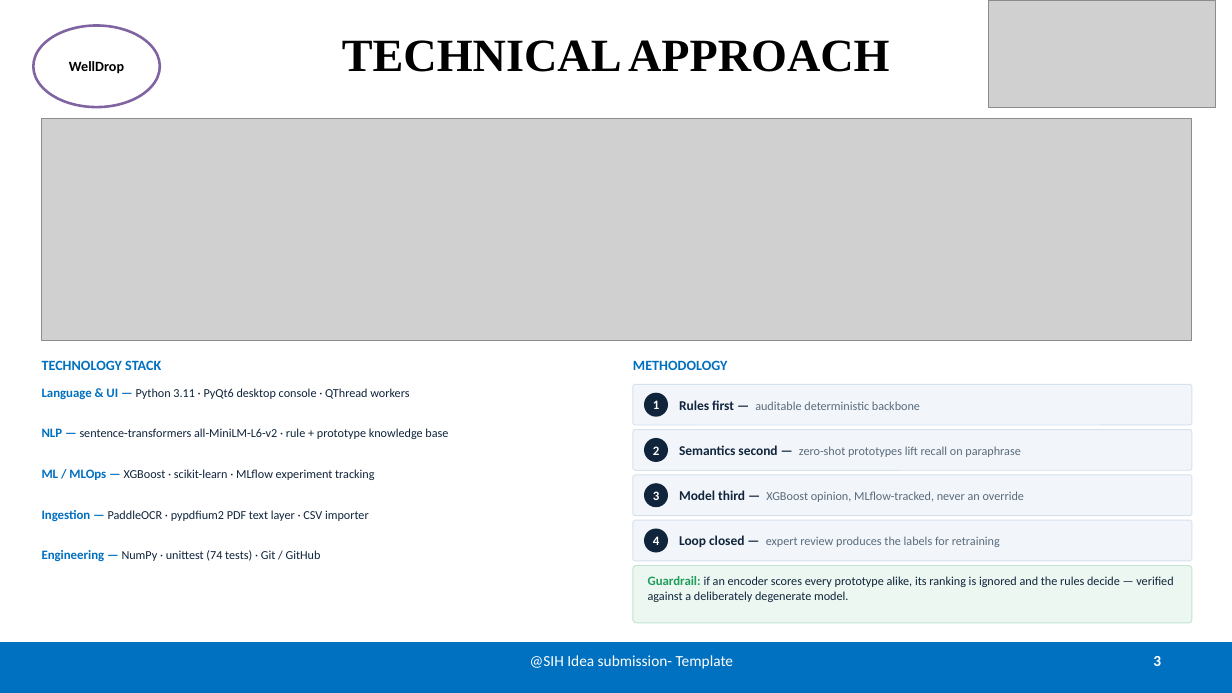
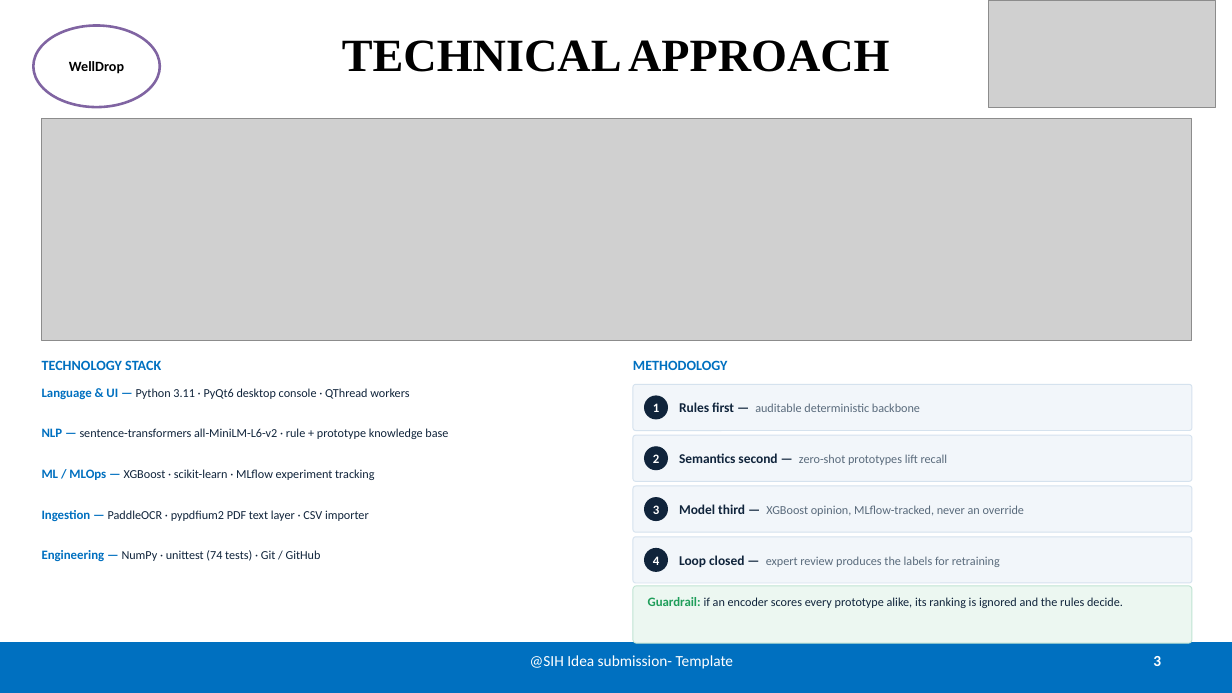
Before and after one commit to tedo001/SIF, a slide deck: slide 3 of presentation/SIH2026_WellDrop_SENTRA_PS26165.pptx. Drawn at 1232x693 pixels with LibreOffice and Linux fonts; fonts in the diff are those of the drawing; grey boxes stand for pictures. Boxes give left, top, right and bottom in pixels: in the first picture for what was removed or moved away, otherwise in the second. Text is boxed around its words. In the diff, an @@ line names an element or a change of style, - is before the commit and + after.

```diff
--- a/presentation/SIH2026_WellDrop_SENTRA_PS26165.pptx
+++ b/presentation/SIH2026_WellDrop_SENTRA_PS26165.pptx
@@ rounded rectangle: place and size @@
-rounded rectangle at [633, 384, 1192, 425]
+rounded rectangle at [633, 384, 1192, 431]
@@ rounded rectangle: place and size @@
-rounded rectangle at [633, 430, 1192, 470]
+rounded rectangle at [633, 435, 1192, 482]
@@ ellipse "2": place and size @@
-ellipse "2" at [644, 438, 668, 462]
+ellipse "2" at [644, 446, 668, 470]
@@ text at [679, 453, 948, 465]: text changed @@
-Semantics second — zero-shot prototypes lift recall on paraphrase
+Semantics second — zero-shot prototypes lift recall
@@ rounded rectangle: place and size @@
-rounded rectangle at [633, 475, 1192, 516]
+rounded rectangle at [633, 486, 1192, 532]
@@ ellipse "3": place and size @@
-ellipse "3" at [644, 483, 668, 507]
+ellipse "3" at [644, 497, 668, 521]
@@ text "Model third — XGBoost opinion, ...": place and size @@
-text "Model third — XGBoost opinion, ..." at [679, 490, 1024, 502]
+text "Model third — XGBoost opinion, ..." at [679, 504, 1024, 516]
@@ rounded rectangle: place and size @@
-rounded rectangle at [633, 520, 1192, 561]
+rounded rectangle at [633, 537, 1192, 583]
@@ ellipse "4": place and size @@
-ellipse "4" at [644, 529, 668, 553]
+ellipse "4" at [644, 548, 668, 572]
@@ text "Loop closed — expert review ...": place and size @@
-text "Loop closed — expert review ..." at [679, 535, 1000, 547]
+text "Loop closed — expert review ..." at [679, 555, 1000, 567]
@@ rounded rectangle: place and size @@
-rounded rectangle at [633, 566, 1192, 623]
+rounded rectangle at [633, 586, 1192, 643]
@@ text at [648, 597, 1123, 608]: text changed @@
-Guardrail: if an encoder scores every prototype alike, its ranking is ignored and the rules decide — verified against a deliberately degenerate model.
+Guardrail: if an encoder scores every prototype alike, its ranking is ignored and the rules decide.
```
Also in this commit, not shown: 3 other files.
